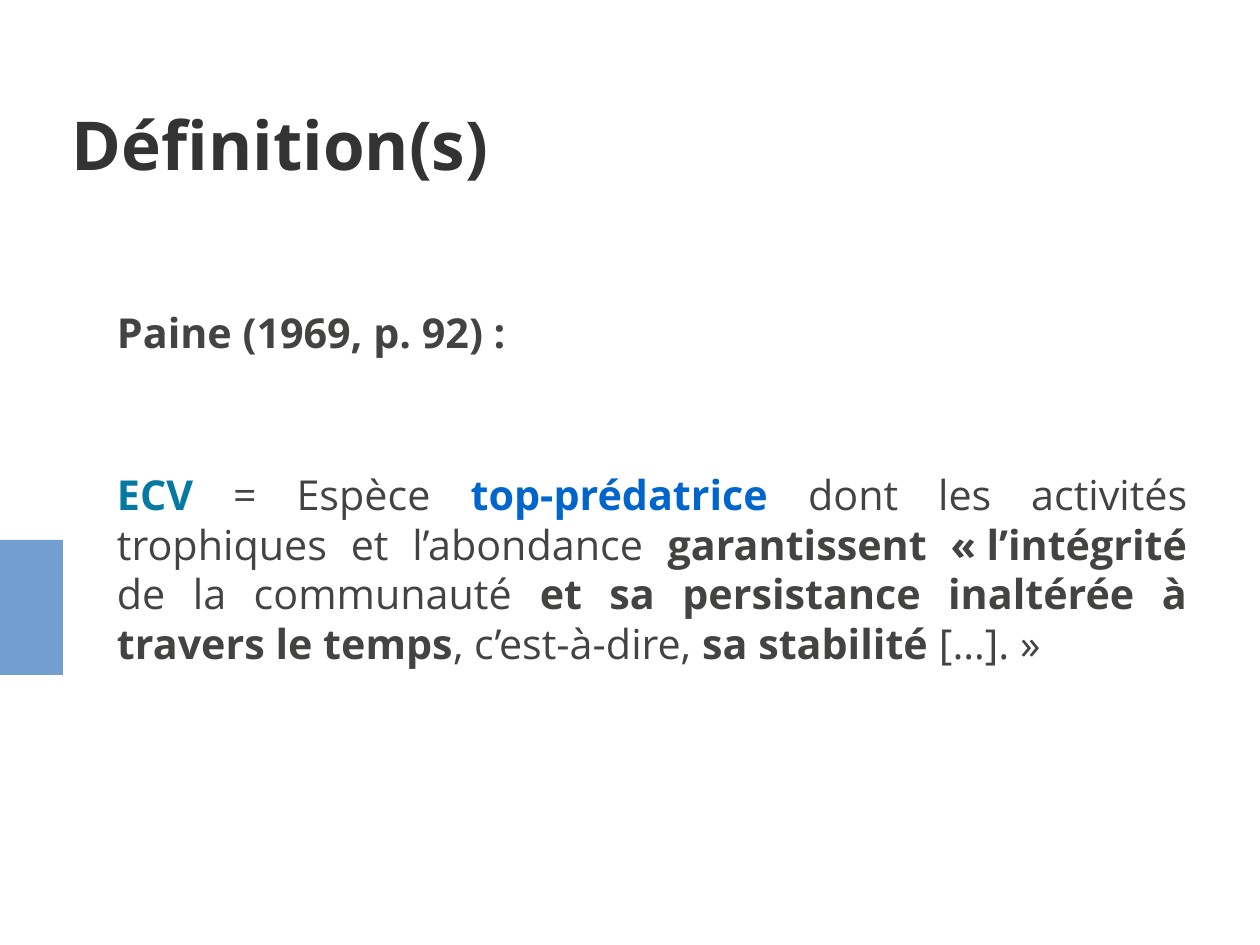
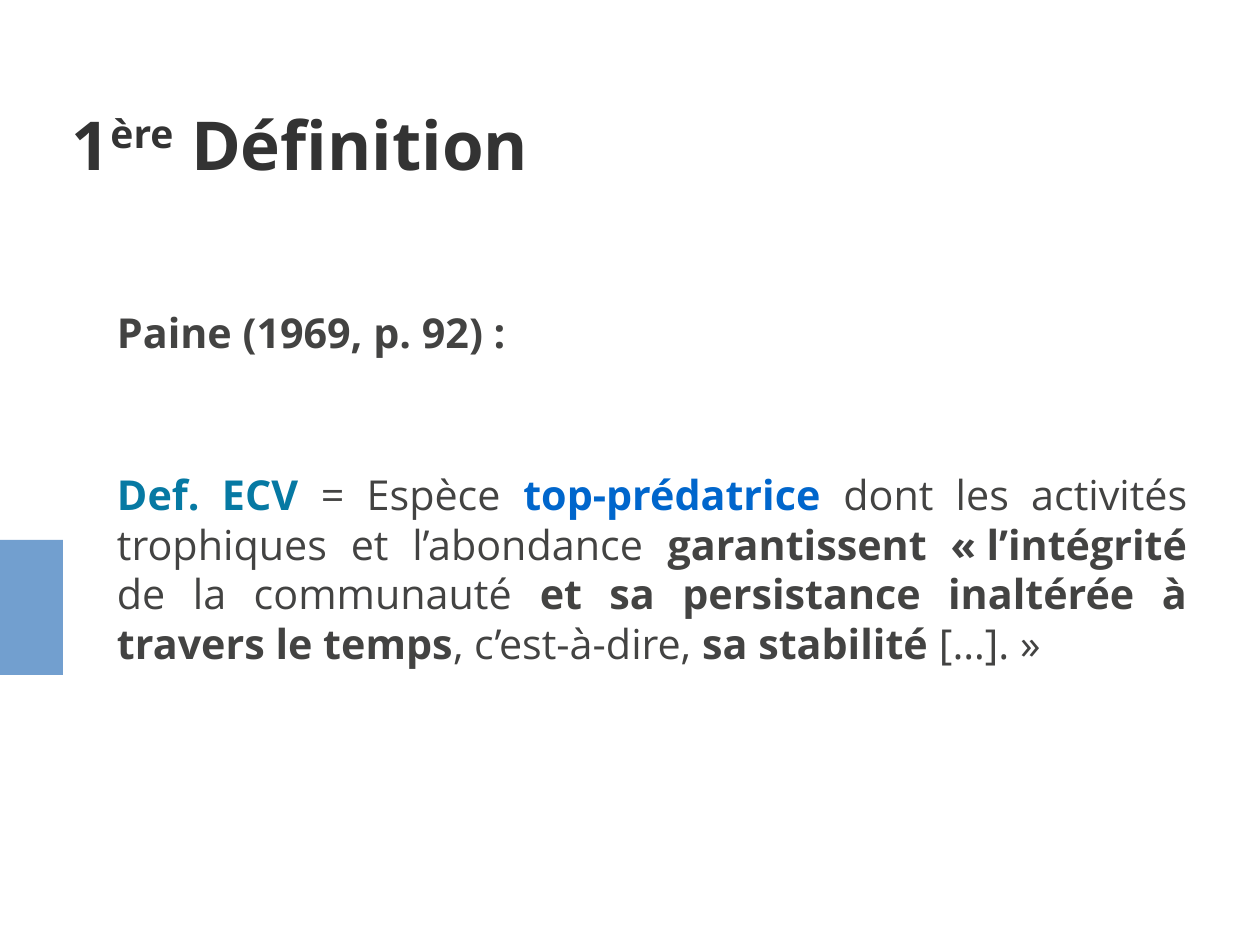
Before and after one commit to evadelmas/keystone_concept, a slide deck: slide 4 of presentation_LEIPS.odp. Drawn at 1260x945 pixels with LibreOffice and Linux fonts; fonts in the diff are those of the drawing. Boxes give left, top, right and bottom in pixels: in the first picture for what was removed or moved away, otherwise in the second. Text is boxed around its words. In the diff, an @@ line names an element or a change of style, - is before the commit and + after.

```diff
--- a/presentation_LEIPS.odp
+++ b/presentation_LEIPS.odp
@@ title at bbox=[191, 118, 528, 171]: text changed @@
-Définition(s)
+1ère Définition
@@ text at bbox=[117, 478, 1187, 669]: text changed @@
-ECV = Espèce top-prédatrice dont les activités trophiques et l’abondance garantissent « l’intégrité de la communauté et sa persistance inaltérée à travers le temps, c’est-à-dire, sa stabilité […]. »
+Def. ECV = Espèce top-prédatrice dont les activités trophiques et l’abondance garantissent « l’intégrité de la communauté et sa persistance inaltérée à travers le temps, c’est-à-dire, sa stabilité […]. »
```
Also in this commit, not shown: 3 other slides changed, 3 slides added, 1 other file.
